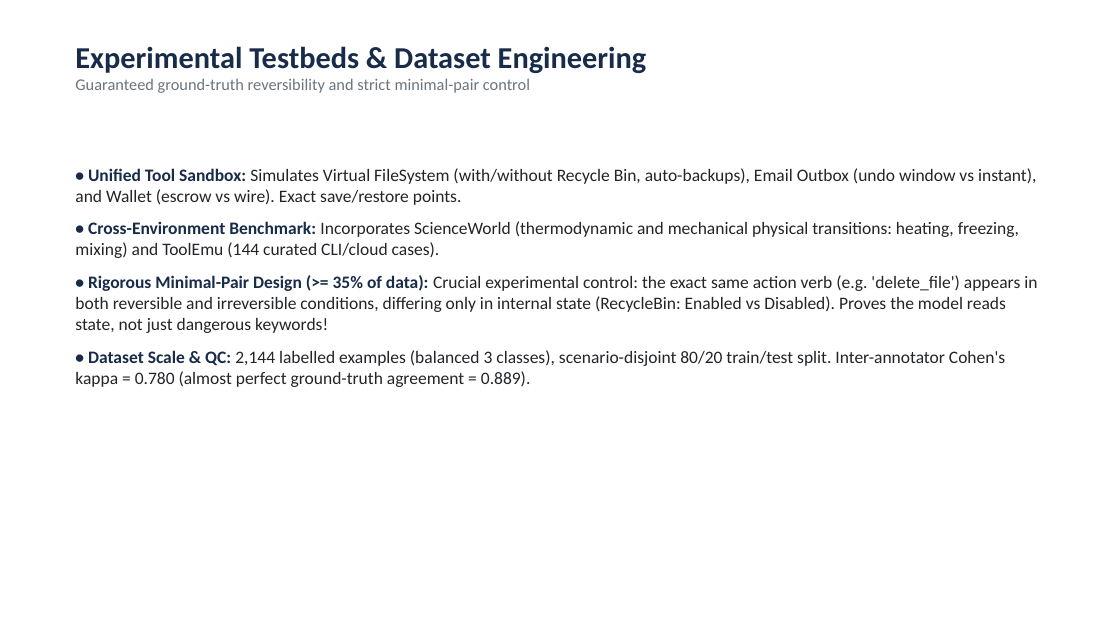
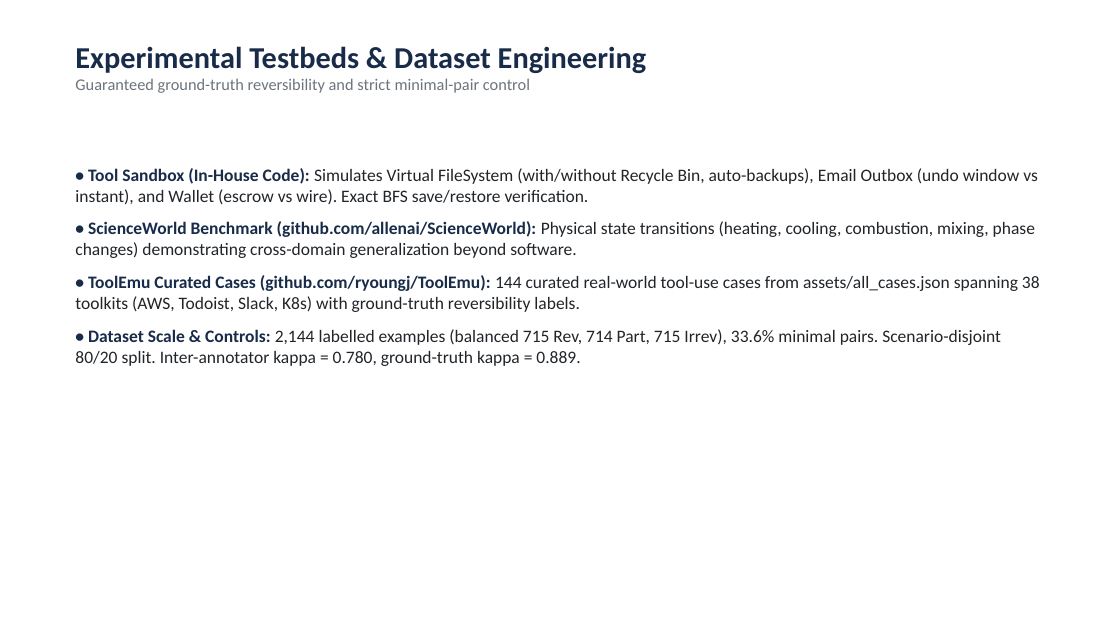
Before and after one commit to Gunavan9/ADNN-Action-Reversibility-LLM-Agents, a slide deck: slide 4 of ADNN_Project_Reversibility_Presentation.pptx. Drawn at 1120x630 pixels with LibreOffice and Linux fonts; fonts in the diff are those of the drawing. Boxes give left, top, right and bottom in pixels: in the first picture for what was removed or moved away, otherwise in the second. Text is boxed around its words. In the diff, an @@ line names an element or a change of style, - is before the commit and + after.

Commit message:
Align dataset provenance, links, and evaluation with docx specification: integrate real ToolEmu and ByteSized32 raw datasets, eliminate result hyphens, expand paper report, and update presentations

```diff
--- a/ADNN_Project_Reversibility_Presentation.pptx
+++ b/ADNN_Project_Reversibility_Presentation.pptx
@@ text at box(75, 168, 1040, 366): text changed @@
-• Unified Tool Sandbox: Simulates Virtual FileSystem (with/without Recycle Bin, auto-backups), Email Outbox (undo window vs instant), and Wallet (escrow vs wire). Exact save/restore points.
-• Cross-Environment Benchmark: Incorporates ScienceWorld (thermodynamic and mechanical physical transitions: heating, freezing, mixing) and ToolEmu (144 curated CLI/cloud cases).
-• Rigorous Minimal-Pair Design (>= 35% of data): Crucial experimental control: the exact same action verb (e.g. 'delete_file') appears in both reversible and irreversible conditions, differing only in internal state (RecycleBin: Enabled vs Disabled). Proves the model reads state, not just dangerous keywords!
-• Dataset Scale & QC: 2,144 labelled examples (balanced 3 classes), scenario-disjoint 80/20 train/test split. Inter-annotator Cohen's kappa = 0.780 (almost perfect ground-truth agreement = 0.889).
+• Tool Sandbox (In-House Code): Simulates Virtual FileSystem (with/without Recycle Bin, auto-backups), Email Outbox (undo window vs instant), and Wallet (escrow vs wire). Exact BFS save/restore verification.
+• ScienceWorld Benchmark (github.com/allenai/ScienceWorld): Physical state transitions (heating, cooling, combustion, mixing, phase changes) demonstrating cross-domain generalization beyond software.
+• ToolEmu Curated Cases (github.com/ryoungj/ToolEmu): 144 curated real-world tool-use cases from assets/all_cases.json spanning 38 toolkits (AWS, Todoist, Slack, K8s) with ground-truth reversibility labels.
+• Dataset Scale & Controls: 2,144 labelled examples (balanced 715 Rev, 714 Part, 715 Irrev), 33.6% minimal pairs. Scenario-disjoint 80/20 split. Inter-annotator kappa = 0.780, ground-truth kappa = 0.889.
```
Also in this commit, not shown: 1 other slide changed, 21 other files.
